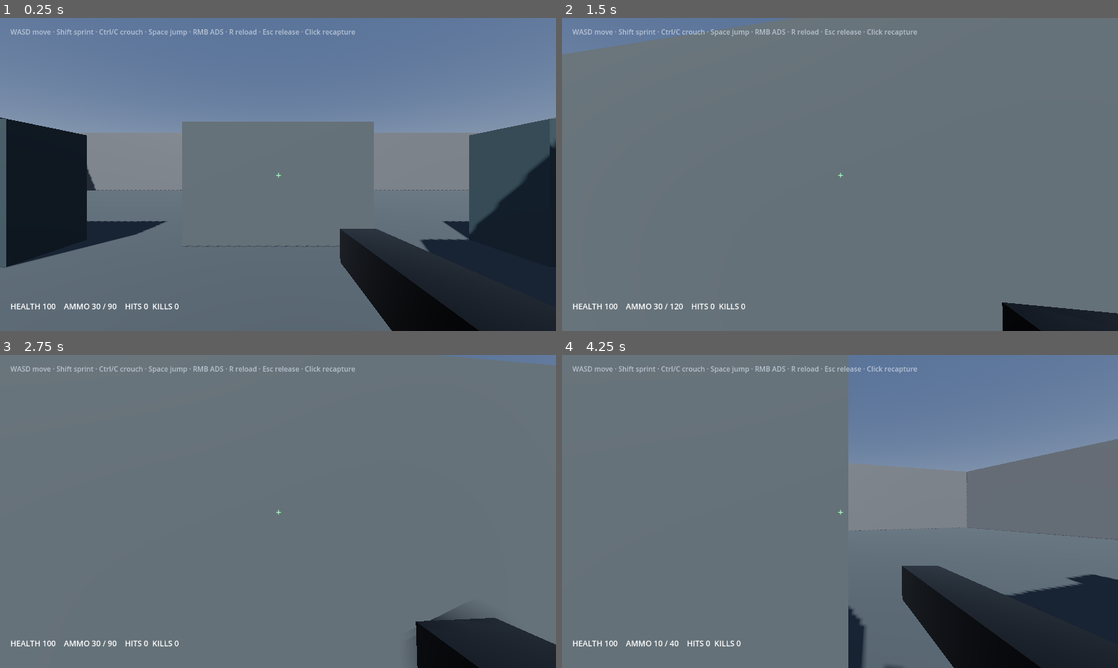
Above: before the commit, frames 1-4 (two rows, left to right).
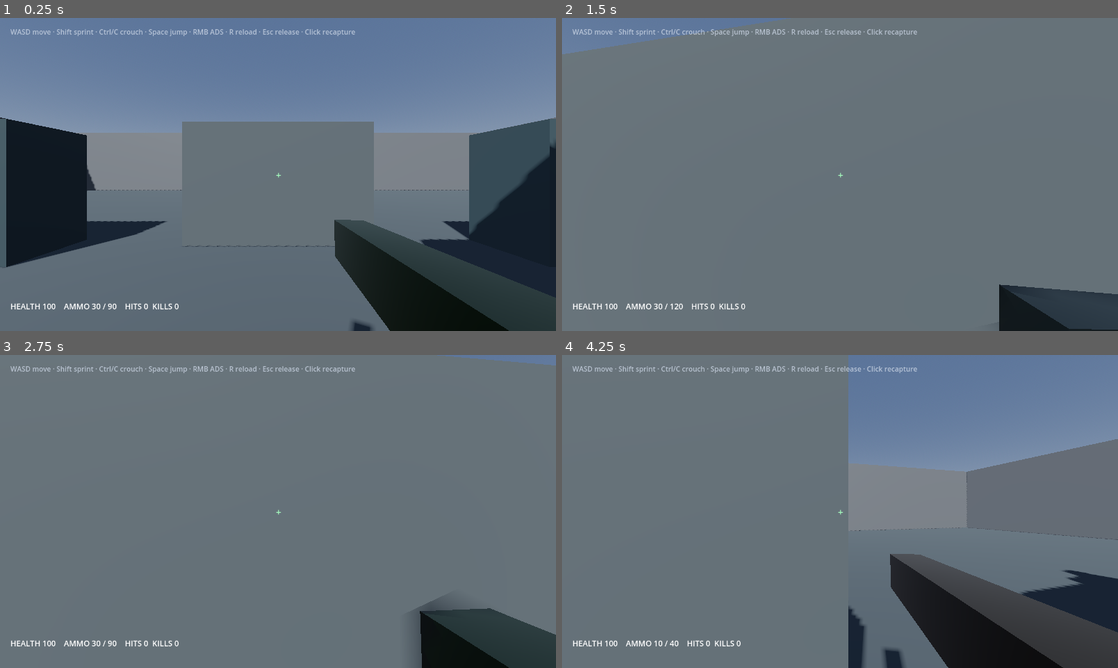
Above: after the commit, the same moments.

Repository: jonas050210/Control_Center
Game: Godot game, scene res://scenes/Arena.tscn
Two runs of this game, one before a commit and one after it. Both use one fixed random seed, a clock stepped at 60 frames per second and the inputs below.
Inputs (mouse positions are in pixels of both pictures, inside the frame that each line leads up to):
- Up to frame 1 (0.25 s): no input
- Up to frame 2 (1.5 s): tap Enter at 0.5 s; move the mouse to (867, 174) at 0.52 s; hold W from 0.53 s (still down); tap 1 at 0.6 s; click (867, 174) at 0.67 s; tap Space at 0.77 s; move the mouse to (812, 174) at 1.27 s; tap 2 at 1.35 s
- Up to frame 3 (2.75 s): keep holding W; tap Space at 1.52, 2 s; move the mouse to (289, 505) at 2.02 s; tap 3 at 2.1 s
- Up to frame 4 (4.25 s): keep holding W; move the mouse to (834, 517) at 2.77 s; tap 4 at 2.85 s; click (834, 517) at 2.92 s; tap Space at 3.02, 3.77 s; move the mouse to (878, 514) at 3.52 s; tap 5 at 3.6 s

The runs differ from the first frame. In frame 1, 1.9% of the frame differs, in the area x 60-100%, y 64-100%; in frame 2, 2.0%; in frame 3, 1.6%; in frame 4, 6.0%, in the area x 57-100%, y 63-100%.

Commit message:
add procedural 3d weapon and enemy visuals
Co-authored-by: arena-agent <297053741+arena-agent@users.noreply.github.com>

Diff:
--- a/sandbox/godot_project/scripts/enemy_behavior.gd
+++ b/sandbox/godot_project/scripts/enemy_behavior.gd
@@ -27,11 +27,26 @@
 func _ready() -> void:
 	health = max_health; spawn_origin = global_position; add_to_group("targets")
 	player = get_tree().get_first_node_in_group("players") as SandboxPlayer
+	_build_enemy_visual()
 	navigation_agent = NavigationAgent3D.new()
 	navigation_agent.path_height_offset = 0.5
 	navigation_agent.path_desired_distance = 0.7
 	navigation_agent.target_desired_distance = 1.8
 	add_child(navigation_agent)
+
+func _build_enemy_visual() -> void:
+	var body_mesh: MeshInstance3D = MeshInstance3D.new()
+	var body: CapsuleMesh = CapsuleMesh.new(); body.radius = 0.32; body.height = 1.15
+	var armor: StandardMaterial3D = StandardMaterial3D.new(); armor.albedo_color = Color(0.12, 0.18, 0.22); armor.metallic = 0.35; armor.roughness = 0.55; body.material = armor
+	body_mesh.mesh = body; body_mesh.position = Vector3(0, 0.9, 0); add_child(body_mesh)
+	var head_mesh: MeshInstance3D = MeshInstance3D.new(); var head: SphereMesh = SphereMesh.new(); head.radius = 0.24; head.height = 0.48
+	var helmet: StandardMaterial3D = StandardMaterial3D.new(); helmet.albedo_color = Color(0.04, 0.07, 0.08); helmet.metallic = 0.2; head.material = helmet
+	head_mesh.mesh = head; head_mesh.position = Vector3(0, 1.65, 0); add_child(head_mesh)
+	var visor_mesh: MeshInstance3D = MeshInstance3D.new(); var visor: BoxMesh = BoxMesh.new(); visor.size = Vector3(0.28, 0.08, 0.08)
+	var visor_mat: StandardMaterial3D = StandardMaterial3D.new(); visor_mat.albedo_color = Color(0.05, 0.75, 0.85); visor_mat.emission_enabled = true; visor_mat.emission = Color(0.02, 0.22, 0.28); visor.material = visor_mat
+	visor_mesh.mesh = visor; visor_mesh.position = Vector3(0, 1.66, -0.21); add_child(visor_mesh)
+	var weapon_mesh: MeshInstance3D = MeshInstance3D.new(); var weapon: BoxMesh = BoxMesh.new(); weapon.size = Vector3(0.12, 0.12, 0.7)
+	weapon_mesh.mesh = weapon; weapon_mesh.position = Vector3(0.42, 1.0, -0.3); weapon_mesh.rotation_degrees = Vector3(0, 12, 0); add_child(weapon_mesh)
 
 func configure_seed(value: int) -> void:
 	rng.seed = value; patrol_phase = rng.randf_range(0.0, TAU); fire_timer = rng.randf_range(0.7, 1.5); reaction_timer = rng.randf_range(0.15, 0.65); aim_quality = rng.randf_range(0.55, 0.92)
--- a/sandbox/godot_project/scripts/player.gd
+++ b/sandbox/godot_project/scripts/player.gd
@@ -165,12 +165,29 @@
 	if not weapon_catalog.has(weapon_id): return false
 	current_weapon_id = weapon_id
 	current_weapon = weapon_catalog[weapon_id] as SandboxWeapon
+	_configure_weapon_model(weapon_id)
 	magazine_size = current_weapon.magazine_size
 	starting_reserve = current_weapon.reserve_ammo
 	reload_seconds = current_weapon.reload_seconds
 	fire_interval = current_weapon.fire_interval
 	ammo = magazine_size; reserve_ammo = starting_reserve
 	return true
+
+func _configure_weapon_model(weapon_id: String) -> void:
+	var view_model: MeshInstance3D = get_node_or_null("CameraPivot/Camera3D/ViewModel") as MeshInstance3D
+	if view_model == null: return
+	var mesh: BoxMesh = BoxMesh.new()
+	match weapon_id:
+		"pistol": mesh.size = Vector3(0.16, 0.18, 0.55)
+		"smg": mesh.size = Vector3(0.19, 0.22, 0.78)
+		"rifle": mesh.size = Vector3(0.16, 0.20, 1.05)
+		"shotgun": mesh.size = Vector3(0.22, 0.24, 1.15)
+		"marksman": mesh.size = Vector3(0.18, 0.20, 1.28)
+	var material: StandardMaterial3D = StandardMaterial3D.new()
+	material.albedo_color = {"pistol": Color(0.08, 0.08, 0.09), "smg": Color(0.12, 0.16, 0.18), "rifle": Color(0.08, 0.13, 0.10), "shotgun": Color(0.20, 0.10, 0.05), "marksman": Color(0.16, 0.14, 0.12)}.get(weapon_id, Color.DIM_GRAY)
+	material.metallic = 0.55; material.roughness = 0.3; mesh.material = material
+	view_model.mesh = mesh
+	view_model.position = Vector3(0.38, -0.32, -0.62 if weapon_id != "shotgun" else -0.58)
 
 func switch_weapon(weapon_id: String) -> bool:
 	if reload_timer > 0.0: return false
Not shown, added: tests/test_3d_assets.py
